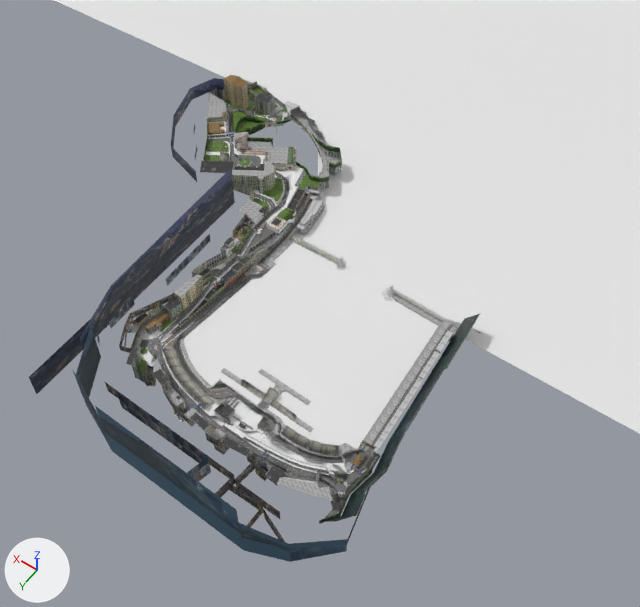
Renders of the Blender file data/levels/monaco/blender files/monaco_overhaul7 (gonza).blend from each side of a commit.
One viewpoint serves both versions: a 50 mm camera at (-25457.0, 31402.0, 46957.0) aimed at (-3112.0, 119.0, -2202.0). Lighting does not change. The marker at lower left points along +X, +Y and +Z. The older version comes first.

Objects in the first picture: 'cardboard trees', 'distant buildings', 'distant stuff', 'map', 'trees large', 'water' and 1 more.
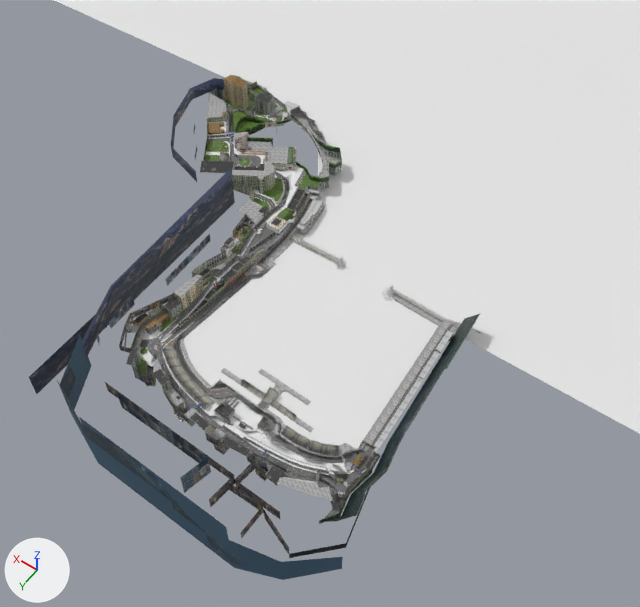
Boxes (x1, y1, x2, y2) around the edits, measured in the pictures (640 x 607 px; the box of a moved part takes in the faces that stretch with it):
'distant stuff', reshaped (35% narrower, 35% shorter)
    before: (29, 78, 347, 562)
    after: (29, 78, 235, 394)
'distant stuff center', added
    after: (57, 336, 343, 580)
part 1 of me_f1_world_grand_prix__n64_scene__010, deleted
    before: (72, 326, 347, 562)
part 2 of me_f1_world_grand_prix__n64_scene__010, moved or reshaped
    before: (80, 286, 115, 349)
    after: (81, 286, 115, 357)

What the commit changed:
me_f1_world_grand_prix__n64_scene__010 is used by ob_distant_stuff; location (0.0, 0.0, 0.0); rotation (-1.571, 0.0, 0.0), in degrees (-90, 0, 0); scale (30.5, 30.5, 30.5).
Verts and faces of me_f1_world_grand_prix__n64_scene__010; kept vertices keep their numbers, new ones are numbered from 42.
Before the commit, vertices of me_f1_world_grand_prix__n64_scene__010: 38 (150.0, -114.0, 469.0) at pixel (79, 337), 39 (150.0, -60.0, 469.0).
me_f1_world_grand_prix__n64_scene__010 had 42 vertices, 30 faces and spanned x -504.0..499.0, y -172.0..0.0, z -345.0..592.0.
me_f1_world_grand_prix__n64_scene__010 now has 25 vertices, 20 faces and spans x 150.0..499.0, y -114.0..0.0, z -345.0..577.0.
me_f1_world_grand_prix__n64_scene__010 part 1: the loose piece of 17 vertices spanning x -504.0..156.0, y -172.0..-2.0, z 433.0..592.0 is deleted.
Part 2, on me_f1_world_grand_prix__n64_scene__010:
Vertex 38 moves to (150.0, -99.0, 469.0), pixel (81, 342).
Vertex 39 moves to (150.0, -45.0, 469.0), pixel (86, 357).
me_f1_world_grand_prix__n64_scene__010 no longer uses material mat_distant_stuff_center (picture img_distant_stuff_center_tif).
Mesh me_f1_world_grand_prix__n64_scene__002 is new.
It has 17 vertices, 10 faces and spans x -330.0..317.0, y -85.0..85.0, z -78.0..79.0.
It uses material mat_distant_stuff_center (picture img_distant_stuff_center_tif).
Object 'distant stuff center' (ob_distant_stuff_center) is new; it shows me_f1_world_grand_prix__n64_scene__002.
Its location is (-5310.0, 16580.0, 2645.0).
Its rotation in degrees is (-90, 0, 0).
Its scale is (31.5, 31.5, 31.5).
It gains a TRIANGULATE modifier named 'Triangulate'.
It gains a EDGE_SPLIT modifier named 'EdgeSplit'.
Modifier setting: use_edge_angle = False.
